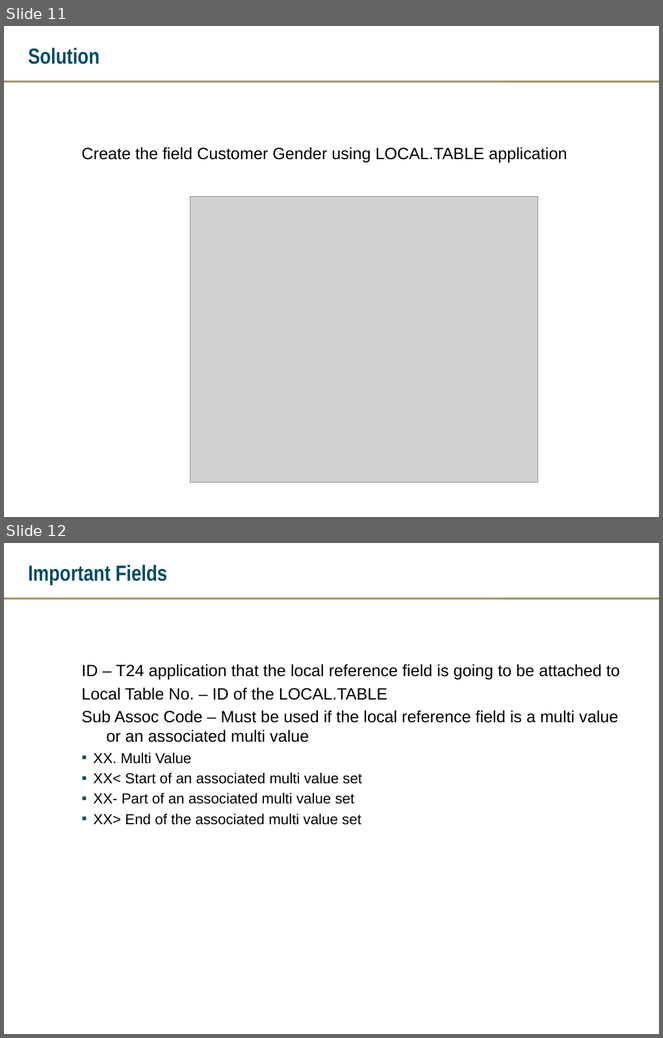
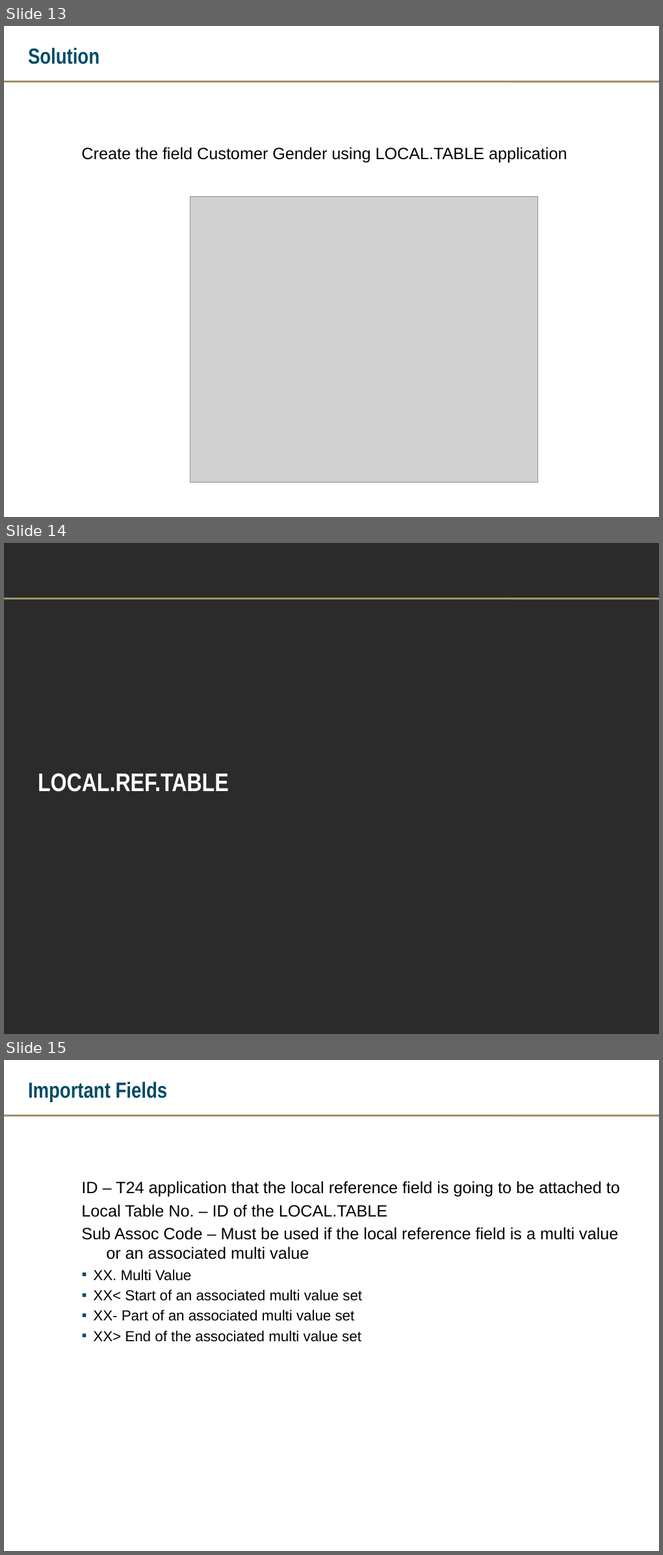
Before and after one commit to Chinnusz262/ggg, a slide deck: local reference.pptx. Shown one above the other, each under a label of ours: slides 11 and 12 before the commit, slides 13, 14 and 15 after it. The pictures are 663x1038 and 663x1555 pixels, drawn with LibreOffice and Linux fonts; fonts in the diff are those of the drawing; grey boxes stand for pictures; background and template pictures are left out; a plain dark background stands for a picture behind light text. Boxes give left, top, right and bottom in pixels: in the first picture for what was removed or moved away, otherwise in the second. Text is boxed around its words. In the diff, an @@ line names an element or a change of style, - is before the commit and + after.

```diff
--- a/local reference.pptx
+++ b/local reference.pptx
@@ slide 14 added at <box>4,543,659,1034</box>, background picture (left out); not listed: 1 template element that a slide beside it also shows @@
@@ title added at <box>38,773,229,792</box>, 28 pt, text #FFFFFF, bold @@
+LOCAL.REF.TABLE
@@ what was slide 11 is now slide 13 @@
@@ what was slide 12 is now slide 15 @@
```
Also in this commit, not shown: 5 other slides added, 8 other files.
